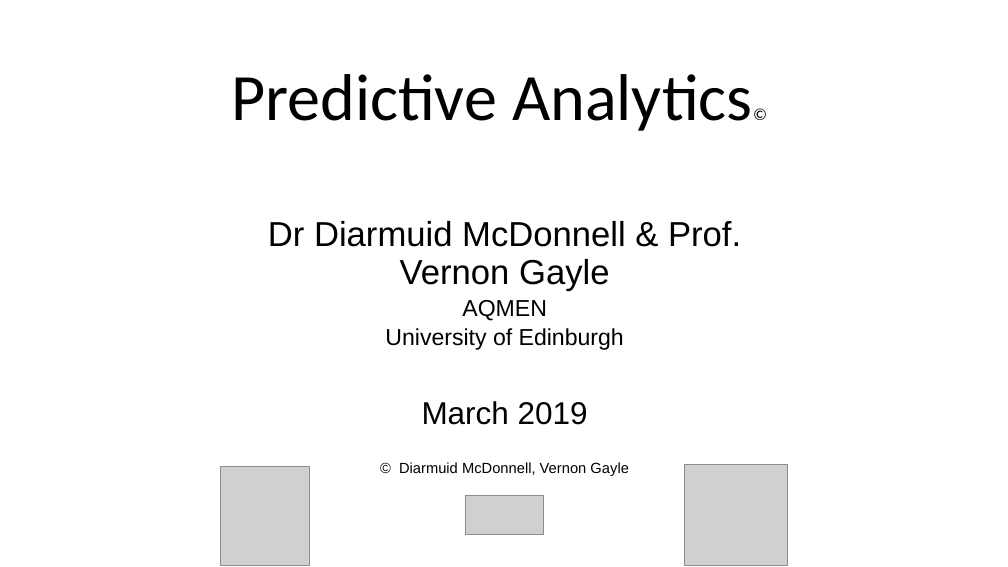
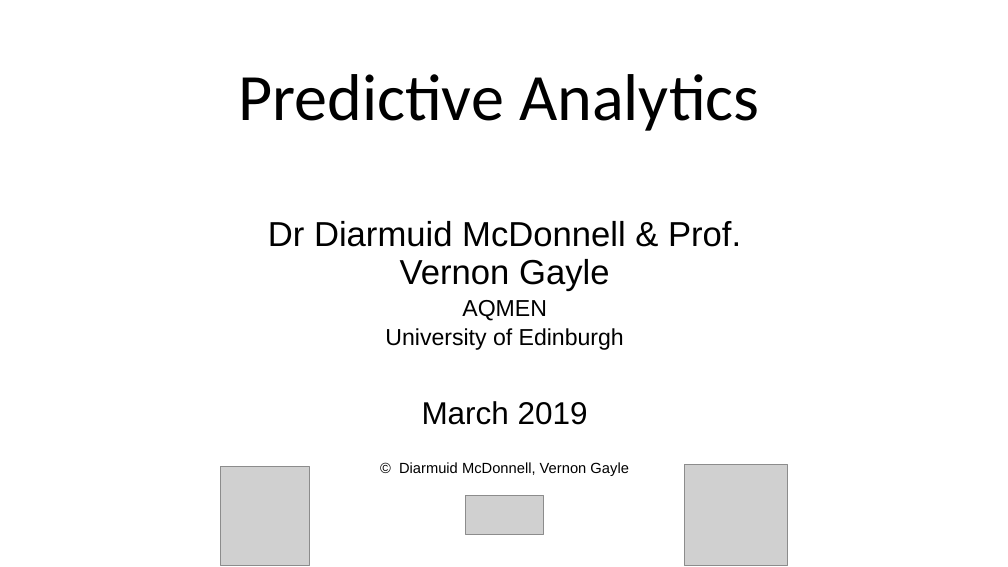
Before and after one commit to DiarmuidM/aqmen-predictive-analytics-in-R, a slide deck: slide 1 of resources/workshop-presentations/aqmen_predictive-analytics-hackathon_201903.pptx. Drawn at 1008x567 pixels with LibreOffice and Linux fonts; fonts in the diff are those of the drawing; grey boxes stand for pictures. Boxes give left, top, right and bottom in pixels: in the first picture for what was removed or moved away, otherwise in the second. Text is boxed around its words. In the diff, an @@ line names an element or a change of style, - is before the commit and + after.

Commit message:
Added presentation slides and pdfs

```diff
--- a/resources/workshop-presentations/aqmen_predictive-analytics-hackathon_201903.pptx
+++ b/resources/workshop-presentations/aqmen_predictive-analytics-hackathon_201903.pptx
@@ text at (x1=238, y1=74, x2=760, y2=131): text changed @@
-Predictive Analytics©
+Predictive Analytics
```
Also in this commit, not shown: 7 other files.
